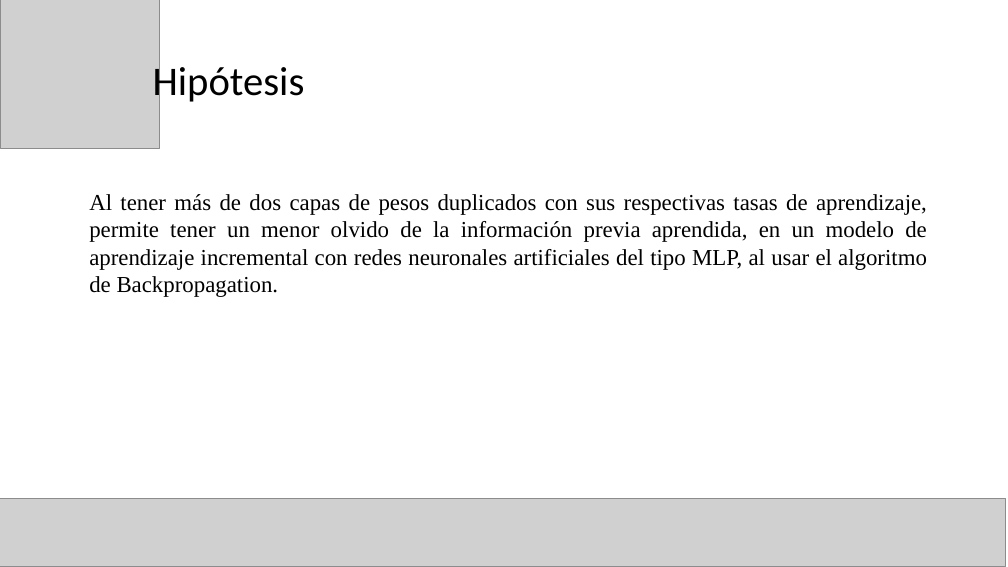
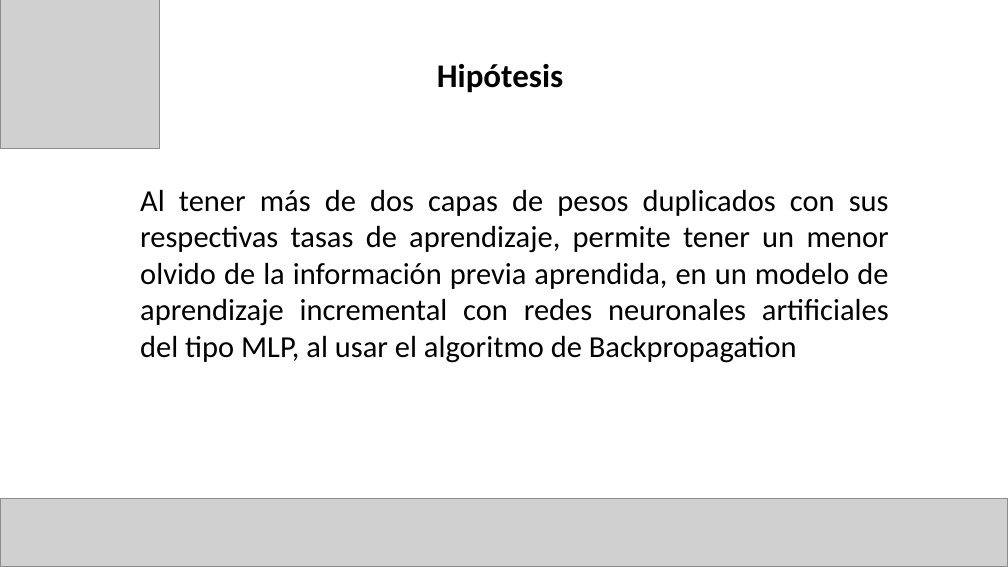
Before and after one commit to Computer-Cluster/Incremental-Learning, a slide deck: slide 5 of Aprendizaje incremental para la tarea de reconocimiento.pptx. Drawn at 1008x567 pixels with LibreOffice and Linux fonts; fonts in the diff are those of the drawing; grey boxes stand for pictures. Boxes give left, top, right and bottom in pixels: in the first picture for what was removed or moved away, otherwise in the second. Text is boxed around its words. In the diff, an @@ line names an element or a change of style, - is before the commit and + after.

```diff
--- a/Aprendizaje incremental para la tarea de reconocimiento.pptx
+++ b/Aprendizaje incremental para la tarea de reconocimiento.pptx
@@ text "Hipótesis": place and size @@
-text "Hipótesis" at box(153, 62, 305, 106)
+text "Hipótesis" at box(437, 64, 563, 93)
@@ text "Hipótesis" at box(437, 64, 563, 93): size 32 to 26 pt, bold on; alignment left to centre @@
@@ text at box(140, 189, 889, 363): text changed; size 18 to 24 pt; font Times New Roman to Calibri @@
-Al tener más de dos capas de pesos duplicados con sus respectivas tasas de aprendizaje, permite tener un menor olvido de la información previa aprendida, en un modelo de aprendizaje incremental con redes neuronales artificiales del tipo MLP, al usar el algoritmo de Backpropagation.
+Al tener más de dos capas de pesos duplicados con sus respectivas tasas de aprendizaje, permite tener un menor olvido de la información previa aprendida, en un modelo de aprendizaje incremental con redes neuronales artificiales del tipo MLP, al usar el algoritmo de Backpropagation
```
Also in this commit, not shown: 12 other slides changed, 2 slides added, 1 slide removed.
